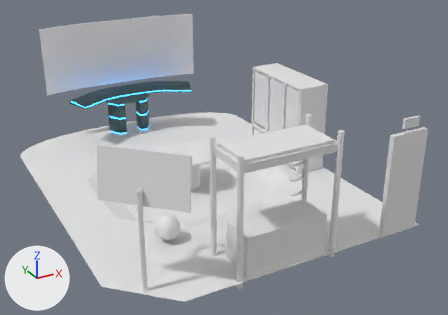
An edit to the Blender file Assets/BlenderFiles/new_cockpit.blend, drawn before and after from the same camera.
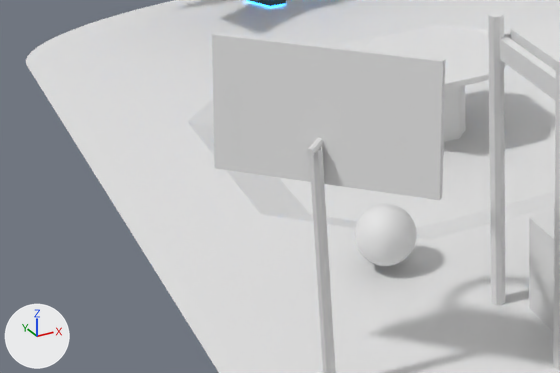
The first picture shows the older version from a 50 mm camera at (-5.31, -11.32, 5.97) aimed at (0.55, -0.66, 0.64). The close-ups show both versions on the part from 2% to 53% of the width and 42% to 90% of the height of that picture; other places that the commit changed are outside them. Every picture has the same lights, and +X, +Y and +Z are marked at lower left.

Script lines for the objects in view, before the commit:
```python
me_cylinder = bpy.data.meshes.new('Cylinder')
me_cylinder.from_pydata(...)  # 192 vertices, 178 faces; spans x -2.9..-1.57, y -3.96..-2.59, z -0.05..2.39
me_cylinder.polygons.foreach_set('use_smooth', [True] * 178)
# faces by material slot: [12, 4, 144, 18]
me_cylinder.materials.append(mat_basketballboard1)  # white #e7e7e7
me_cylinder.materials.append(mat_basketballboard2)  # white #e7e7e7
me_cylinder.materials.append(mat_basketballhoop)  # white #e7e7e7
me_cylinder.materials.append(mat_basketballpole)  # white #e7e7e7
me_plane_007 = bpy.data.meshes.new('Plane.007')
me_plane_007.from_pydata(...)  # 56 vertices, 50 faces; spans x -0.618..0.618, y -0.618..0.618, z -0.15..0.604
# faces by material slot: [34, 16]
me_plane_007.materials.append(mat_table1)  # white #e7e7e7
me_plane_007.materials.append(mat_table2)  # white #e7e7e7
me_sphere = bpy.data.meshes.new('Sphere')
me_sphere.from_pydata(...)  # a UV sphere (32 segments, 16 rings, poles along z) spanning x -1.687..-1.227, y -2.424..-1.964, z 0.044..0.504
me_sphere.polygons.foreach_set('use_smooth', [True] * 512)
ob_basketball = bpy.data.objects.new('Basketball', me_sphere)
ob_basketball.location = (0.0, 0.0, 0.0)
ob_basketballboard = bpy.data.objects.new('BasketballBoard', me_cylinder)
ob_basketballboard.location = (0.0, 0.0, 0.0)
ob_table = bpy.data.objects.new('Table', me_plane_007)
ob_table.location = (0.0, 0.0, 0.0)
# also in view: 'Floor' at (0.0, 0.0, -0.08); 'Bed' at (0.0, -3.47, 1.07); 'Desk' at (0.0, -3.56, 0.36)
```
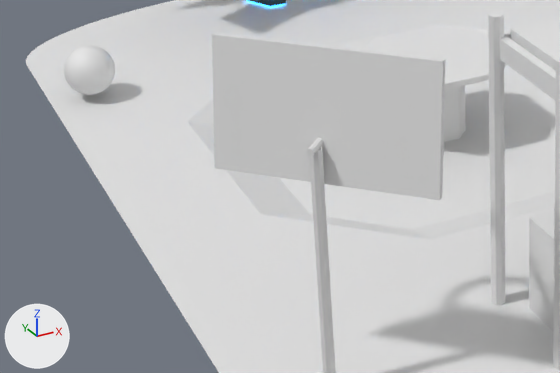
Diff of the bpy script that builds the scene:
```diff
--- a/Assets/BlenderFiles/new_cockpit.blend.py
+++ b/Assets/BlenderFiles/new_cockpit.blend.py
@@ ob_basketball @@
 ob_basketball = bpy.data.objects.new('Basketball', me_sphere)
-ob_basketball.location = (0.0, 0.0, 0.0)
+ob_basketball.location = (-1.162, 4.105, 0.0)
```

Changed parts and their boxes (x1, y1, x2, y2) in the close-ups (560 x 373 px):
'Basketball', moved
    before: (355, 204, 417, 266)
    after: (64, 45, 115, 95)
